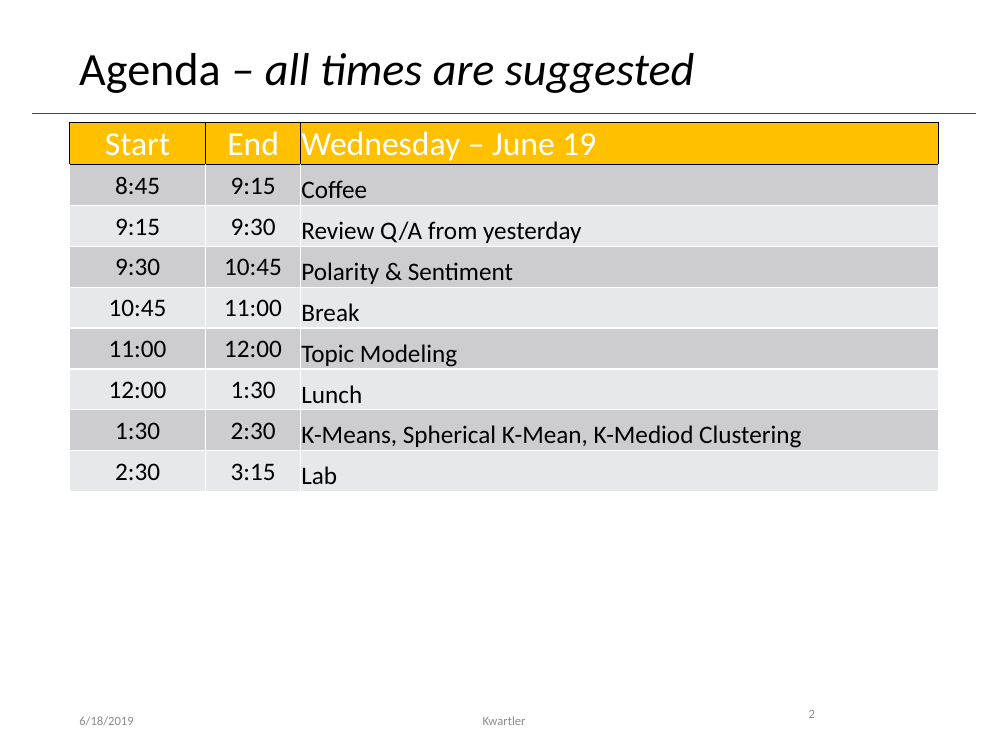
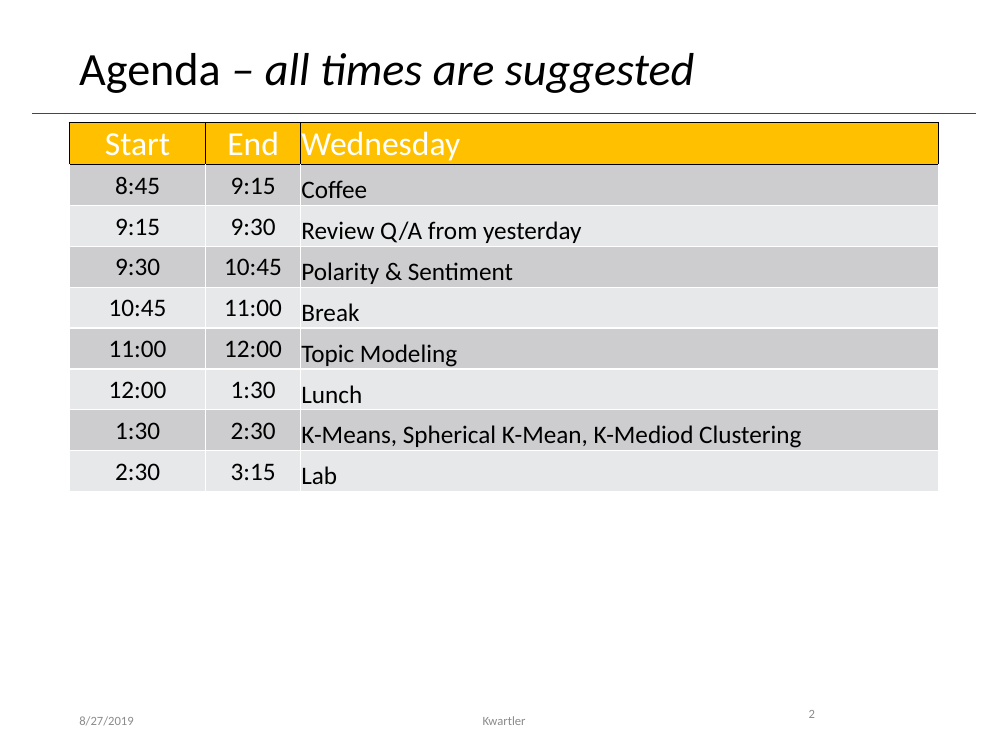
Before and after one commit to kwartler/GSERM_TextMining, a slide deck: slide 2 of C_Wednesday/GSERM_Wedsnesday_UnsupervisedApproaches.pptx. Drawn at 1008x756 pixels with LibreOffice and Linux fonts; fonts in the diff are those of the drawing; background and template pictures are left out. Boxes give left, top, right and bottom in pixels: in the first picture for what was removed or moved away, otherwise in the second. Text is boxed around its words. In the diff, an @@ line names an element or a change of style, - is before the commit and + after.

```diff
--- a/C_Wednesday/GSERM_Wedsnesday_UnsupervisedApproaches.pptx
+++ b/C_Wednesday/GSERM_Wedsnesday_UnsupervisedApproaches.pptx
@@ table at (70, 123, 938, 491) @@
-row 1, column 3: Wednesday – June 19
+row 1, column 3: Wednesday
@@ text at (79, 716, 133, 726): text changed @@
-6/18/2019
+8/27/2019
```
Also in this commit, not shown: 45 other slides changed, 1 slide added.
